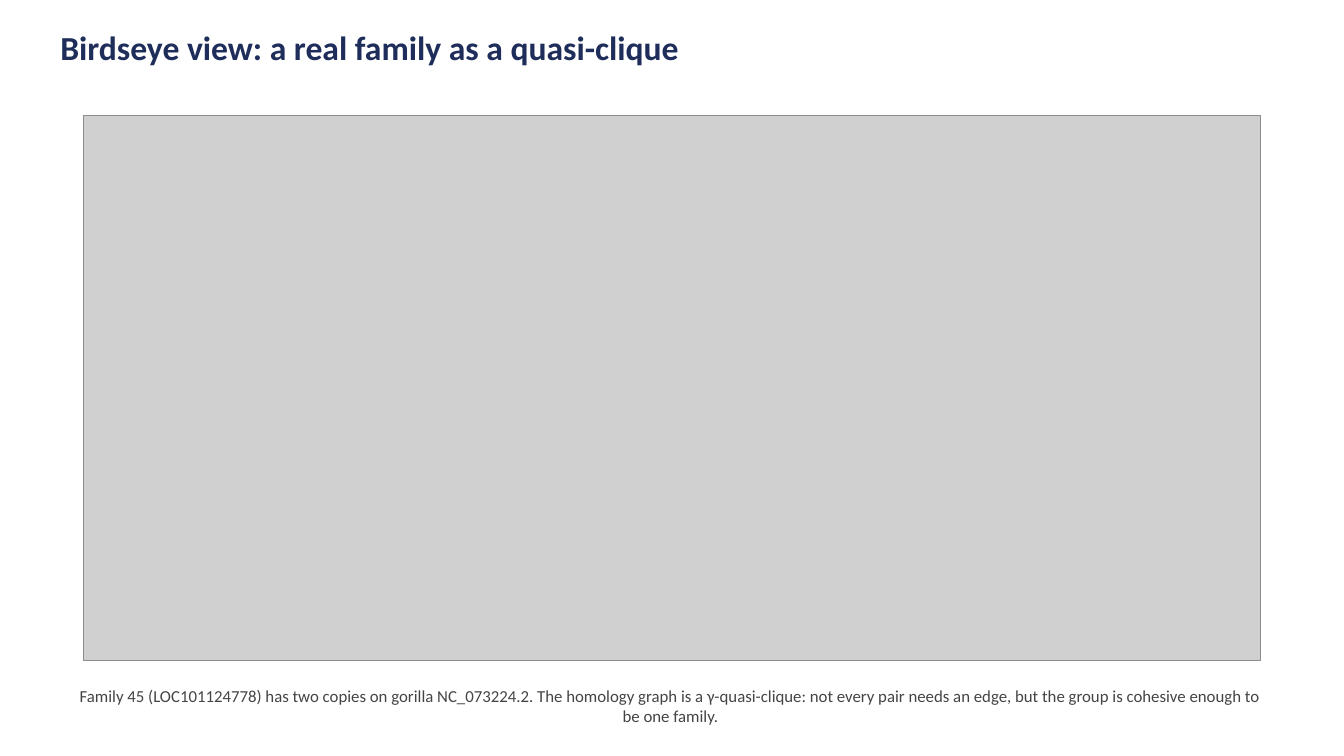
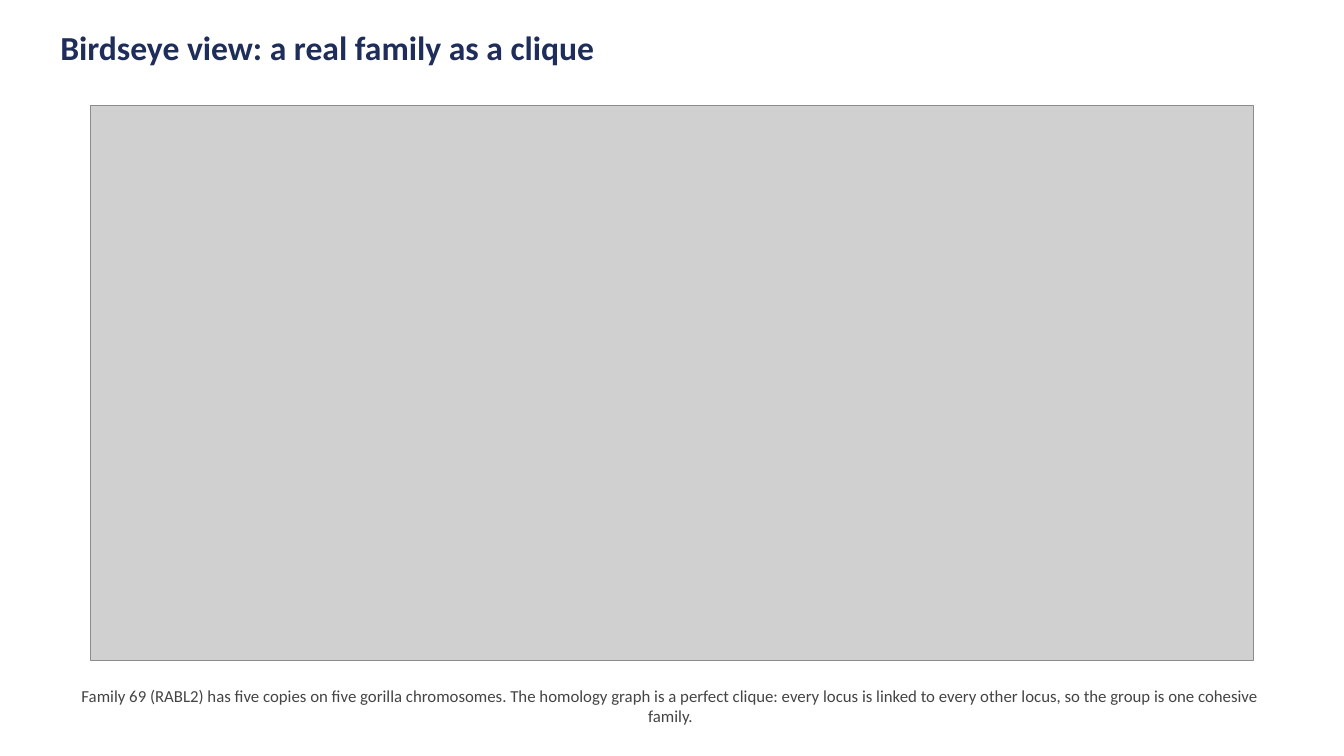
Before and after one commit to juanfraitu1/Rustle, a slide deck: slide 2 of bench/family_definition_slides.pptx. Drawn at 1344x756 pixels with LibreOffice and Linux fonts; fonts in the diff are those of the drawing; grey boxes stand for pictures. Boxes give left, top, right and bottom in pixels: in the first picture for what was removed or moved away, otherwise in the second. Text is boxed around its words. In the diff, an @@ line names an element or a change of style, - is before the commit and + after.

Commit message:
slides: use Family 69 (RABL2) instead of overlapping Family 45; fix text overlaps

```diff
--- a/bench/family_definition_slides.pptx
+++ b/bench/family_definition_slides.pptx
@@ text at <box>60,36,594,66</box>: text changed @@
-Birdseye view: a real family as a quasi-clique
+Birdseye view: a real family as a clique
@@ picture: place and size @@
-picture at <box>84,116,1261,660</box>
+picture at <box>91,106,1253,660</box>
@@ text at <box>81,690,1257,725</box>: text changed @@
-Family 45 (LOC101124778) has two copies on gorilla NC_073224.2. The homology graph is a γ-quasi-clique: not every pair needs an edge, but the group is cohesive enough to be one family.
+Family 69 (RABL2) has five copies on five gorilla chromosomes. The homology graph is a perfect clique: every locus is linked to every other locus, so the group is one cohesive family.
```
Also in this commit, not shown: 2 other slides changed, 4 other files.
